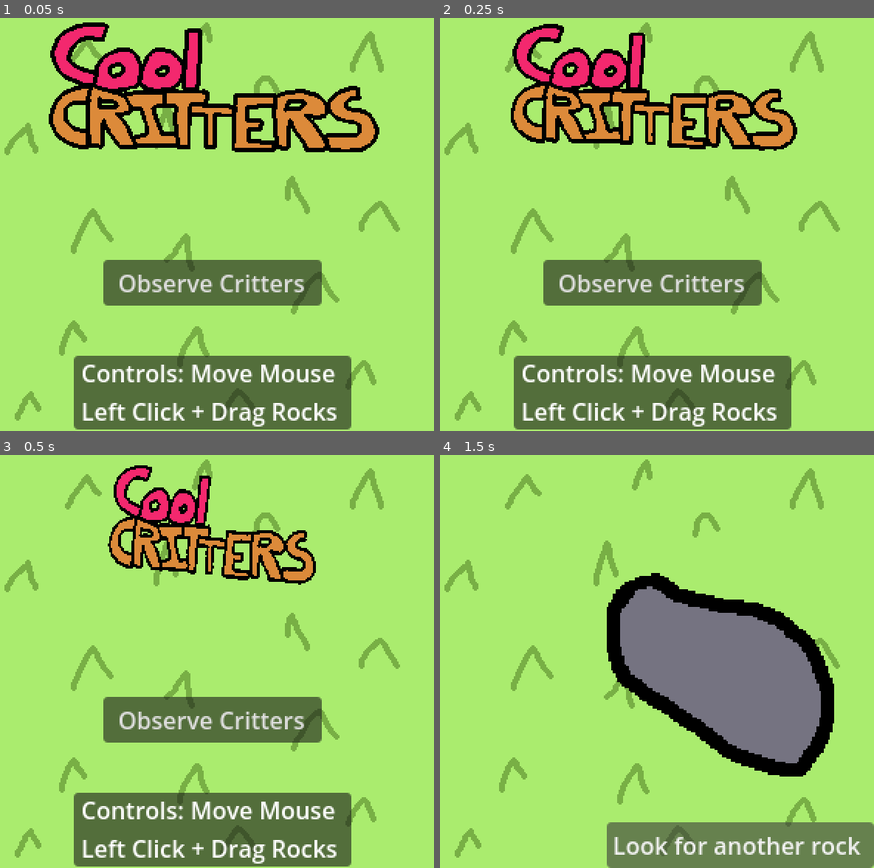
Above: before the commit, frames 1-4 (two rows, left to right).
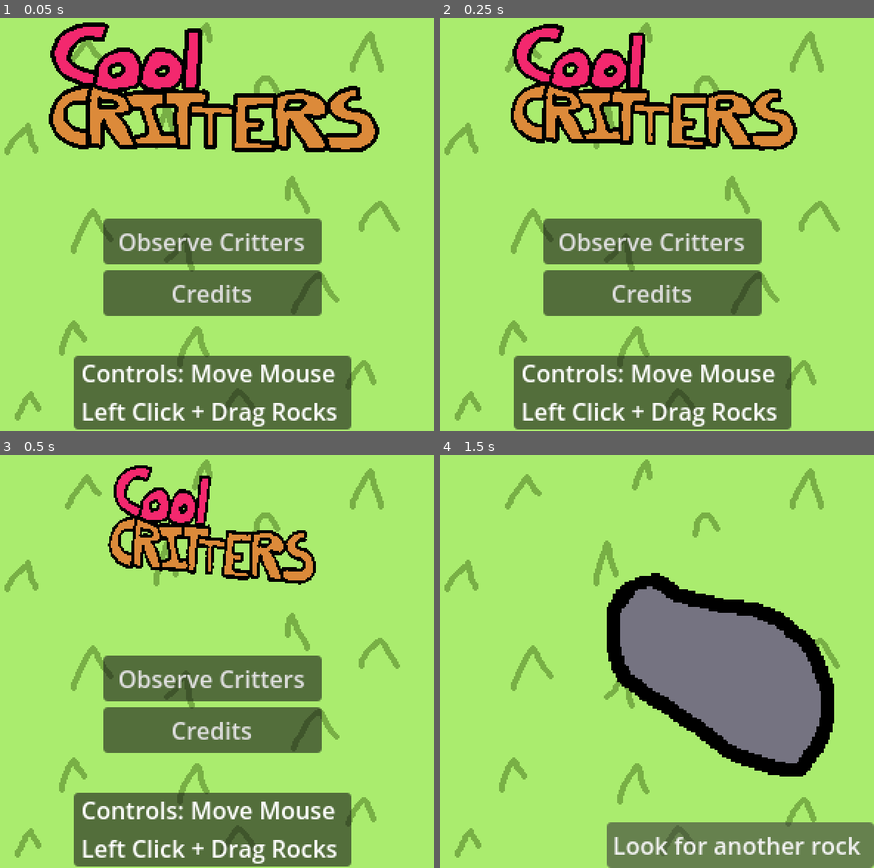
Above: after the commit, the same moments.

Repository: kennethbchen/Cool-Critters
Game: Godot game, scene res://title.tscn
Two runs of this game, one before a commit and one after it. Both use one fixed random seed, a clock stepped at 60 frames per second and the inputs below.
Inputs:
- Up to frame 1 (0.05 s): no input
- Up to frame 2 (0.25 s): no input
- Up to frame 3 (0.5 s): no input
- Up to frame 4 (1.5 s): click "Observe Critters" at 0.5 s; click "Look for another rock" at 1.25 s

The runs differ from the first frame. In frame 1, 8.2% of the frame differs, in the area x 23-75%, y 48-73%; in frame 2, 8.2%; in frame 3, 8.2%; in frame 4, nothing differs.

Commit message:
Implemented Credits

Diff:
--- a/title.tscn
+++ b/title.tscn
@@ -8,15 +8,30 @@
 
 [sub_resource type="Resource" id="Resource_la555"]
 script = ExtResource("2_fic66")
-button_path = NodePath("../CanvasLayer/Control/PlayButton")
+button_path = NodePath("../CanvasLayer/Control/VBoxContainer/PlayButton")
 action_type = 3
 scene_to_load = "res://game.tscn"
+
+[sub_resource type="Resource" id="Resource_ujdtu"]
+script = ExtResource("2_fic66")
+button_path = NodePath("../CanvasLayer/Control/VBoxContainer/CreditsButton")
+action_type = 1
+target_nodes = Array[NodePath]([NodePath("../CanvasLayer/Credits")])
+
+[sub_resource type="Resource" id="Resource_37y8f"]
+script = ExtResource("2_fic66")
+button_path = NodePath("../CanvasLayer/Credits/VBoxContainer/CloseCreditsButton")
+action_type = 0
+target_nodes = Array[NodePath]([NodePath("../CanvasLayer/Credits")])
+
+[sub_resource type="StyleBoxFlat" id="StyleBoxFlat_xghb4"]
+bg_color = Color(0.0509804, 0.0509804, 0.0509804, 0.941176)
 
 [node name="Title" type="Node2D"]
 
 [node name="SimpleMenu" type="Node" parent="."]
 script = ExtResource("1_1qc5c")
-actions = Array[ExtResource("2_fic66")]([SubResource("Resource_la555")])
+actions = Array[ExtResource("2_fic66")]([SubResource("Resource_la555"), SubResource("Resource_ujdtu"), SubResource("Resource_37y8f")])
 
 [node name="Grass" type="Sprite2D" parent="."]
 texture_repeat = 2
@@ -39,22 +54,33 @@
 anchor_right = 0.5
 anchor_bottom = 0.5
 offset_left = -74.0
-offset_top = -31.0
+offset_top = 6.0
 offset_right = 74.0
 offset_bottom = 79.0
 grow_horizontal = 2
 grow_vertical = 2
 
-[node name="PlayButton" type="Button" parent="CanvasLayer/Control"]
+[node name="VBoxContainer" type="VBoxContainer" parent="CanvasLayer/Control"]
+layout_mode = 1
+anchors_preset = 15
+anchor_right = 1.0
+anchor_bottom = 1.0
+grow_horizontal = 2
+grow_vertical = 2
+
+[node name="PlayButton" type="Button" parent="CanvasLayer/Control/VBoxContainer"]
 layout_mode = 2
-offset_top = 65.0
-offset_right = 148.0
-offset_bottom = 96.0
 size_flags_horizontal = 3
 size_flags_vertical = 4
 text = "Observe Critters"
 
-[node name="Control2" type="Control" parent="CanvasLayer"]
+[node name="CreditsButton" type="Button" parent="CanvasLayer/Control/VBoxContainer"]
+layout_mode = 2
+size_flags_horizontal = 3
+size_flags_vertical = 4
+text = "Credits"
+
+[node name="Instructions" type="Control" parent="CanvasLayer"]
 layout_mode = 3
 anchors_preset = 7
 anchor_left = 0.5
@@ -68,7 +94,7 @@
 grow_horizontal = 2
 grow_vertical = 0
 
-[node name="Panel" type="Panel" parent="CanvasLayer/Control2"]
+[node name="Panel" type="Panel" parent="CanvasLayer/Instructions"]
 layout_mode = 1
 anchors_preset = 15
 anchor_right = 1.0
@@ -80,7 +106,7 @@
 grow_horizontal = 2
 grow_vertical = 2
 
-[node name="Label" type="Label" parent="CanvasLayer/Control2"]
+[node name="Label" type="Label" parent="CanvasLayer/Instructions"]
 layout_mode = 1
 anchors_preset = 15
 anchor_right = 1.0
@@ -89,3 +115,56 @@
 grow_vertical = 2
 text = "Controls: Move Mouse
 Left Click + Drag Rocks "
+
+[node name="Credits" type="Control" parent="CanvasLayer"]
+visible = false
+layout_mode = 3
+anchors_preset = 8
+anchor_left = 0.5
+anchor_top = 0.5
+anchor_right = 0.5
+anchor_bottom = 0.5
+offset_left = -145.0
+offset_top = -142.0
+offset_right = 145.0
+offset_bottom = 142.0
+grow_horizontal = 2
+grow_vertical = 2
+
+[node name="Panel" type="Panel" parent="CanvasLayer/Credits"]
+layout_mode = 1
+anchors_preset = 15
+anchor_right = 1.0
+anchor_bottom = 1.0
+grow_horizontal = 2
+grow_vertical = 2
+theme_override_styles/panel = SubResource("StyleBoxFlat_xghb4")
+
+[node name="VBoxContainer" type="VBoxContainer" parent="CanvasLayer/Credits"]
+layout_mode = 1
+anchors_preset = 15
+anchor_right = 1.0
+anchor_bottom = 1.0
+grow_horizontal = 2
+grow_vertical = 2
+
+[node name="Label" type="Label" parent="CanvasLayer/Credits/VBoxContainer"]
+layout_mode = 2
+size_flags_vertical = 3
+theme_override_font_sizes/font_size = 12
+text = "~ Credits ~
+
+Song \"Apple Cider\" by Zane Little Music
+https://opengameart.org/content/apple-cider
+
+Cheering sound by sagetyrtle
+https://freesound.org/people/sagetyrtle/sounds/32260/
+
+everything else made my me :)"
+horizontal_alignment = 1
+autowrap_mode = 3
+
+[node name="CloseCreditsButton" type="Button" parent="CanvasLayer/Credits/VBoxContainer"]
+layout_mode = 2
+size_flags_stretch_ratio = 3.52
+text = "Close"
Not shown: 1 places in title.tscn that only renumber resources
